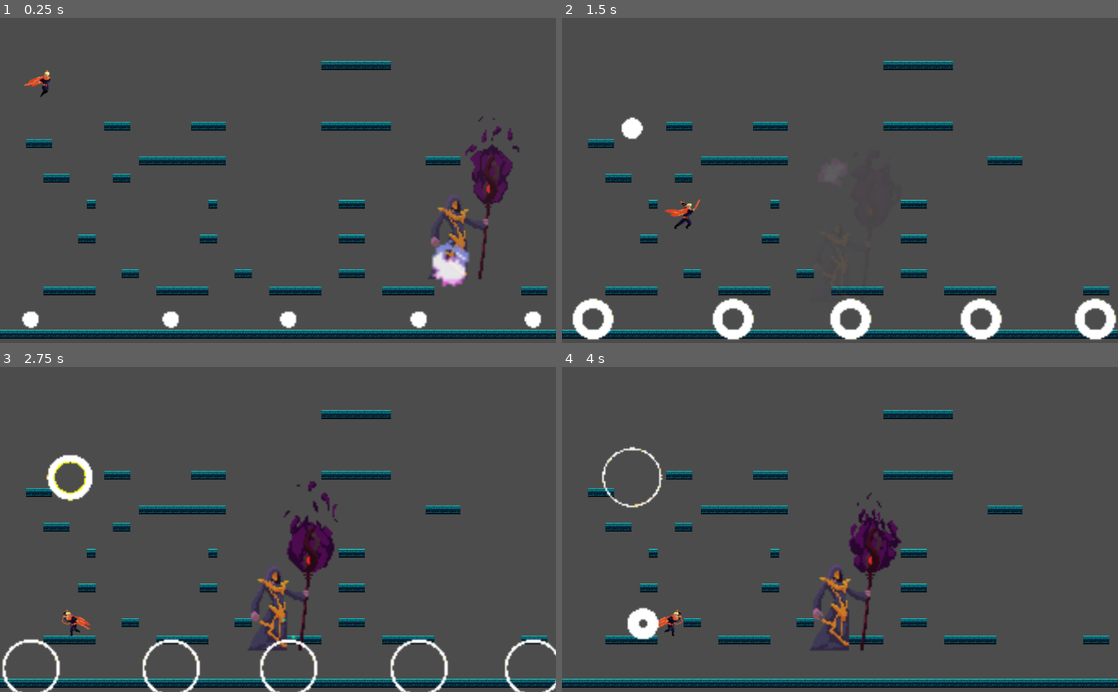
Above: before the commit, frames 1-4 (two rows, left to right).
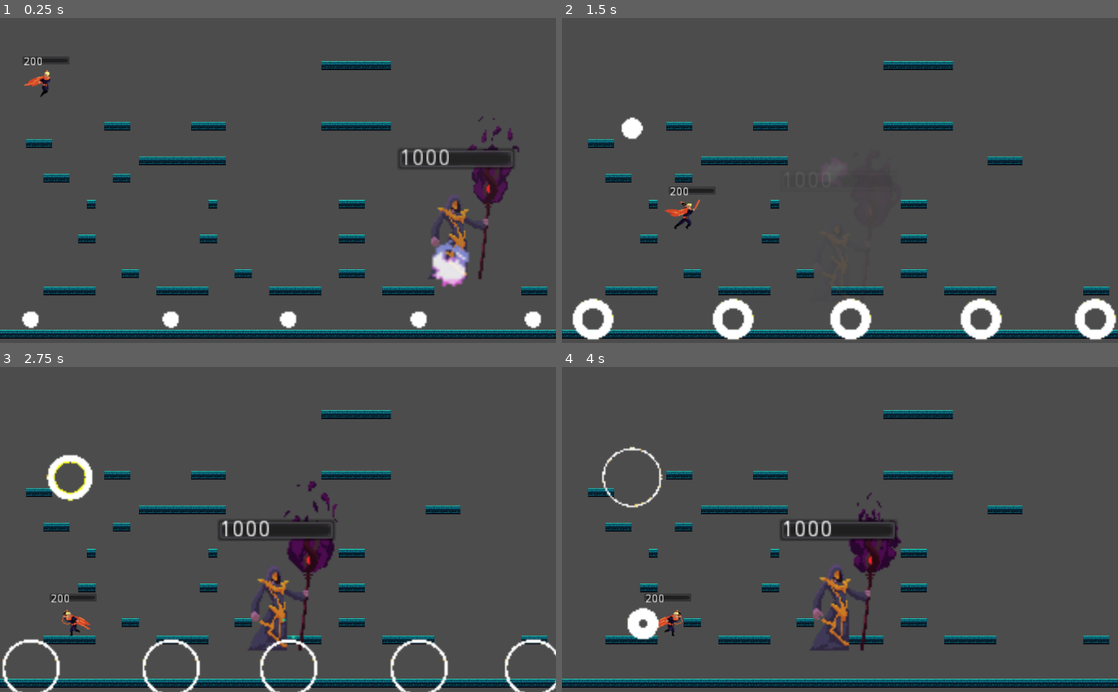
Above: after the commit, the same moments.

Repository: erranye/my-first-game-jam-2021
Game: Godot game, scene res://scenes/platformScene.tscn
The game is run twice, just before and just after one commit, with the same random seed, the same clock (stepped at 60 frames per second) and the same inputs. The project has no main scene, so this scene is started directly.
Inputs:
- Up to frame 1 (0.25 s): no input
- Up to frame 2 (1.5 s): tap Enter (ui_accept) at 0.5 s; hold Right (move_right) from 0.53 s (still down); tap X (basic_attack) at 0.6 s; tap Up (jump) at 0.77 s; tap Z (heavy_attack) at 1.35 s
- Up to frame 3 (2.75 s): tap Up (jump) at 1.52 s; release Right (move_right) at 2.03 s; hold Left (move_left) from 2.03 s (still down); tap X (basic_attack) at 2.1 s
- Up to frame 4 (4 s): release Left (move_left) at 2.78 s; hold Right (move_right) from 2.78 s (still down); tap Z (heavy_attack) at 2.85 s; tap Up (jump) at 3.02, 3.77 s; tap X (basic_attack) at 3.6 s

The runs differ from the first frame. In frame 1, 1.0% of the frame differs, in the area x 4-93%, y 11-47%; in frame 2, 0.2%; in frame 3, 1.1%; in frame 4, 1.1%, in the area x 14-61%, y 47-73%.

Commit message:
Added the ugliest hp bars I've ever seen

Diff:
--- a/assets/boss.tscn
+++ b/assets/boss.tscn
@@ -11,6 +11,7 @@
 [ext_resource path="res://script/boss.gd" type="Script" id=9]
 [ext_resource path="res://assets/specialEffects.tscn" type="PackedScene" id=10]
 [ext_resource path="res://assets/damageNumberManager.tscn" type="PackedScene" id=11]
+[ext_resource path="res://assets/hpBar.tscn" type="PackedScene" id=12]
 
 [sub_resource type="AtlasTexture" id=1]
 flags = 4
@@ -314,7 +315,7 @@
 [node name="AnimatedSprite" type="AnimatedSprite" parent="."]
 frames = SubResource( 48 )
 animation = "attack2"
-frame = 4
+frame = 6
 playing = true
 
 [node name="hitBox" type="Area2D" parent="."]
@@ -378,6 +379,12 @@
 one_shot = true
 
 [node name="damageNumberManager" parent="." instance=ExtResource( 11 )]
+
+[node name="hpBar" parent="." instance=ExtResource( 12 )]
+margin_left = -35.9594
+margin_top = -38.956
+margin_right = 37.0406
+margin_bottom = -24.956
 
 [connection signal="animation_finished" from="AnimatedSprite" to="." method="_on_AnimatedSprite_animation_finished"]
 [connection signal="area_entered" from="hitBox" to="." method="_on_HitBox_area_entered"]
--- /dev/null
+++ b/assets/hpBar.tscn
@@ -0,0 +1,24 @@
+[gd_scene load_steps=2 format=2]
+
+[ext_resource path="res://script/hpBar.gd" type="Script" id=1]
+
+[node name="hpBar" type="ProgressBar"]
+margin_left = 1.0
+margin_right = 257.0
+margin_bottom = 37.0
+max_value = 1.0
+value = 1.0
+percent_visible = false
+script = ExtResource( 1 )
+__meta__ = {
+"_edit_use_anchors_": false
+}
+
+[node name="Label" type="Label" parent="."]
+margin_left = 1.18919
+margin_right = 41.1892
+margin_bottom = 14.0
+size_flags_horizontal = 3
+__meta__ = {
+"_edit_use_anchors_": false
+}
--- a/assets/player.tscn
+++ b/assets/player.tscn
@@ -9,6 +9,7 @@
 [ext_resource path="res://assets/sprites/striker/spr_StrikerGetHit_strip.png" type="Texture" id=7]
 [ext_resource path="res://assets/sprites/striker/spr_StrikerDeath_strip.png" type="Texture" id=8]
 [ext_resource path="res://assets/damageNumberManager.tscn" type="PackedScene" id=9]
+[ext_resource path="res://assets/hpBar.tscn" type="PackedScene" id=10]
 
 [sub_resource type="RectangleShape2D" id=1]
 extents = Vector2( 8.36136, 16.6287 )
@@ -606,4 +607,10 @@
 
 [node name="damageNumberManager" parent="." instance=ExtResource( 9 )]
 
+[node name="hpBar" parent="." instance=ExtResource( 10 )]
+margin_left = -30.7013
+margin_top = -31.5912
+margin_right = 27.2987
+margin_bottom = -21.5912
+
 [connection signal="animation_finished" from="AnimatedSprite" to="." method="_on_AnimatedSprite_animation_finished"]
--- a/assets/specialEffects.tscn
+++ b/assets/specialEffects.tscn
@@ -6570,7 +6570,7 @@
 [node name="AnimatedSprite" type="AnimatedSprite" parent="."]
 frames = SubResource( 1293 )
 animation = "fire"
-frame = 14
+frame = 11
 playing = true
 
 [node name="FlameWhip" type="Area2D" parent="."]
--- a/script/boss.gd
+++ b/script/boss.gd
@@ -19,6 +19,7 @@
 var attack_timer
 var swing_damaged = false
 var detected_bodies_to_hit
+var hp_bar
 
 # Called when the node enters the scene tree for the first time.
 func _ready():
@@ -27,10 +28,12 @@
 	fade_timer = $fadeTimer
 	attack_timer = $attackTimer
 	revving_timer = $revvingTimer
+	hp_bar = $hpBar
 	reposition_timer = get_parent().get_node("bossRepositionTimer")
 	fx.play_teleport_in()
 
 func _process(dt):
+	hp_bar.update_bar(current_hp/total_hp, current_hp)
 	death_check()
 	if dead:
 		disable_hitboxes()
@@ -149,7 +152,7 @@
 	elif attack_type == '2':
 		dmg = body.heavy_damage
 	current_hp -= dmg
-	$damageNumberManager.show_value(dmg)
+	$damageNumberManager.show_value(dmg, Color(1,0,0,1))
 	print(current_hp)
 
 func _on_AnimatedSprite_animation_finished():
--- a/script/damageNumber.gd
+++ b/script/damageNumber.gd
@@ -4,9 +4,10 @@
 func _ready():
 	pass # Replace with function body.
 
-func show_value(value, travel, duration, spread):
+func show_value(value, travel, duration, spread, color):
 	# From https://kidscancode.org/godot_recipes/ui/floating_text/
 	text = value
+	self.modulate = color
 	var movement = travel.rotated(rand_range(-spread/2,spread/2))
 	rect_pivot_offset = rect_size/2
 	$Tween.interpolate_property(self, "rect_position",
--- a/script/damageNumberManager.gd
+++ b/script/damageNumberManager.gd
@@ -6,7 +6,7 @@
 export var duration = 0.5
 export var spread = PI/2
 
-func show_value(value, crit=false):
+func show_value(value, color):
 	var floating_damage_number = damage_number.instance()
 	add_child(floating_damage_number)
-	floating_damage_number.show_value(str(value), travel, duration, spread)
+	floating_damage_number.show_value(str(value), travel, duration, spread, color)
--- /dev/null
+++ b/script/hpBar.gd
@@ -0,0 +1,14 @@
+extends ProgressBar
+
+onready var label = $Label
+
+func _ready():
+	self.percent_visible = false
+
+func update_bar(percentage, display_value):
+	self.value = percentage
+	$Label.text = str(display_value)
+
+# Called every frame. 'delta' is the elapsed time since the previous frame.
+#func _process(delta):
+#	pass
--- a/script/player.gd
+++ b/script/player.gd
@@ -2,7 +2,8 @@
 
 # Player script based on GDQuests's "Make Your First 2D Game with Godot" Tutorial
 export var _player_speed: = Vector2(300.0, 600.0)
-export var _player_hp = 200.0
+export var _total_player_hp = 200.0
+var _player_hp = _total_player_hp
 export var gravity = 2000.0
 export var light_damage = 10.0
 export var heavy_damage = 30.0
@@ -15,6 +16,7 @@
 var _player_getting_hit = false
 var _player_dead = false
 var _collision_shape
+var hp_bar
 
 # Variable to ensure damage occurs only once per attack animation
 # Hacked in "boss" script
@@ -33,6 +35,7 @@
 
 func _ready():
 	_player_sprite = $AnimatedSprite
+	hp_bar = $hpBar
 	attack1_collision_shape = $AnimatedSprite/attack1hitbox/CollisionShape2D
 	attack2_collision_shape = $AnimatedSprite/attack2hitbox/CollisionShape2D
 	attack1_collision_shape_flip_h = $AnimatedSprite/attack1hitbox_flip_h/CollisionShape2D
@@ -48,6 +51,7 @@
 		player_movement_loop(dt)
 
 func _process(dt):
+	hp_bar.update_bar(_player_hp/_total_player_hp, _player_hp)
 	if _player_dead:
 		if not death_animation_played:
 			_player_sprite.play("death")
@@ -118,7 +122,7 @@
 	return out
 
 func take_damage(dmg):
-	$damageNumberManager.show_value(dmg)
+	$damageNumberManager.show_value(dmg, Color(1,1,1,1))
 	_player_hp -= dmg
 	_player_getting_hit = true
 	# Cancel any jumping animation
Not shown: 1 places in assets/boss.tscn that only renumber resources
Not shown: 1 places in assets/player.tscn that only renumber resources
